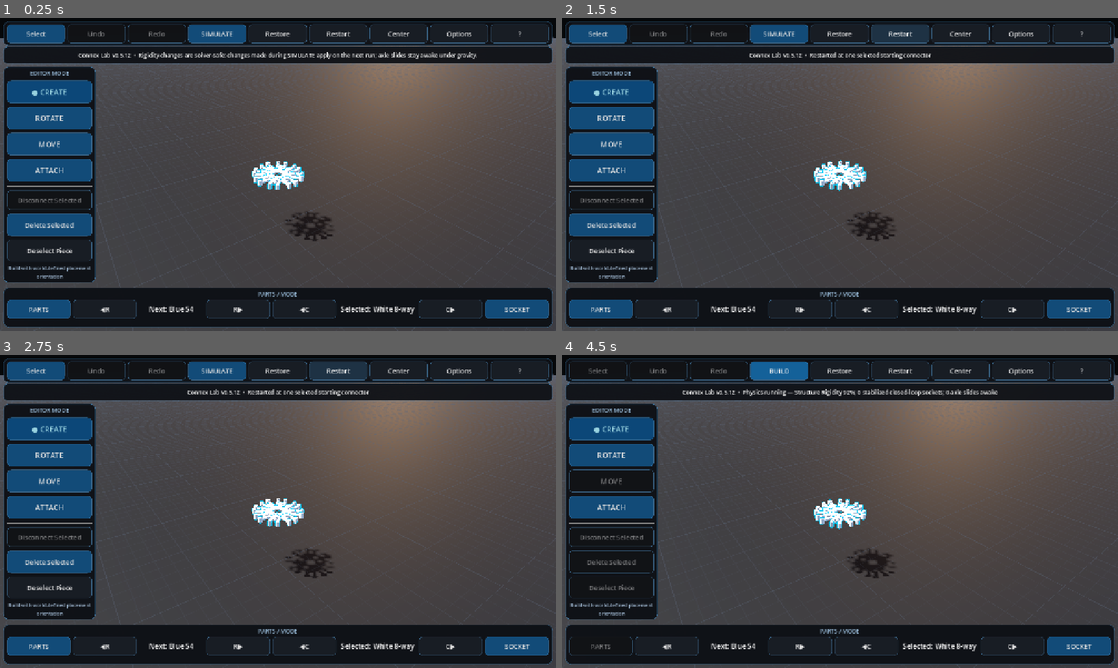
Above: before the commit, frames 1-4 (two rows, left to right).
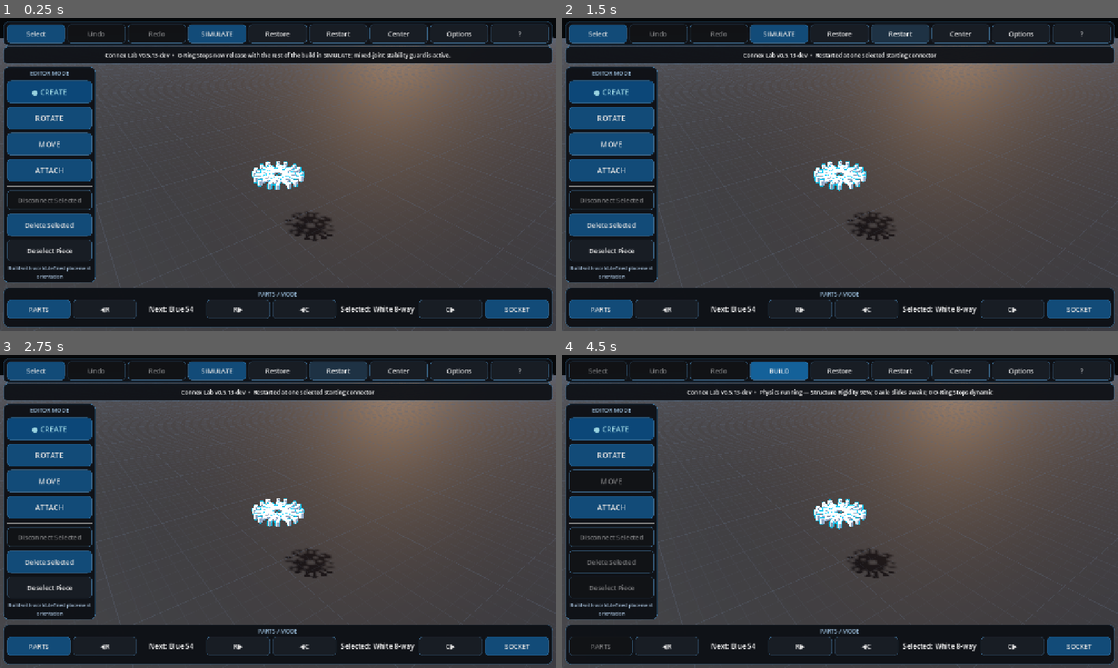
Above: after the commit, the same moments.

Repository: pixel375/connex
Game: Godot game, scene res://Main.tscn
Two runs of this game, one before a commit and one after it. Both use one fixed random seed, a clock stepped at 60 frames per second and the inputs below.
Inputs:
- Up to frame 1 (0.25 s): no input
- Up to frame 2 (1.5 s): click "Restart" at 0.5 s; click "Restart" at 1.25 s
- Up to frame 3 (2.75 s): click "Restart" at 2 s
- Up to frame 4 (4.5 s): click "Select" at 2.75 s; click "SELECT…" at 3.5 s; click "SIMULATE" at 4.25 s

The runs differ from the first frame. In frame 1, 0.8% of the frame differs, in the area x 14-86%, y 10-14%; in frame 2, 0.4%; in frame 3, 0.4%; in frame 4, 0.6%.

Commit message:
Point Main scene at v0.5.13 development runtime

Diff:
--- a/Main.tscn
+++ b/Main.tscn
@@ -1,8 +1,8 @@
 [gd_scene load_steps=3 format=3]
 
-; v0.5.12 release runtime: res://scripts/main_v067.gd
-; v0.5.11 lineage marker: res://scripts/main_v066.gd
-[ext_resource type="Script" path="res://scripts/main_v067.gd" id="1_main"]
+; v0.5.13 development runtime: res://scripts/main_v068.gd
+; v0.5.12 lineage marker: res://scripts/main_v067.gd
+[ext_resource type="Script" path="res://scripts/main_v068.gd" id="1_main"]
 [ext_resource type="Script" path="res://scripts/physics_slider_fix_v052.gd" id="2_physics_fix"]
 
 [node name="Main" type="Node3D"]
